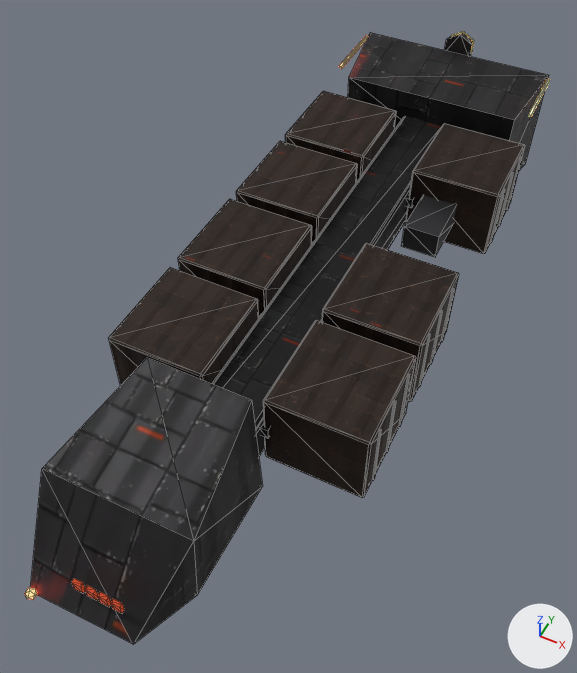
What one commit did to the glTF model starflight/real/hauler.glb.
Camera for both pictures: a 50 mm camera at (7.1, -17.6, 17.8) aimed at (-0.2, -3.0, -0.4). Every picture has the same lights, and +X, +Y and +Z are marked at lower right. The picture after the commit comes second. Mesh edges are drawn as thin lines. Vertices at exactly the same position are counted once.

Objects in the first picture: 'hauler'.
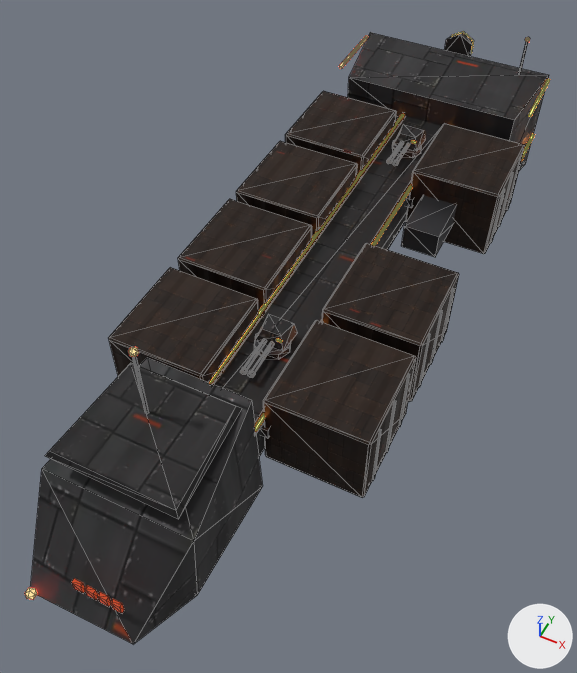
What differs and where, as boxes (x1, y1, x2, y2) in the pictures (577 x 673 px):
'hauler', surface changed, recoloured, reshaped
    both: (25, 32, 550, 644)
part 1 of me_hauler, added
    after: (254, 333, 291, 360)
part 2 of me_hauler, added
    after: (244, 339, 267, 370)
part 3 of me_hauler, added
    after: (252, 342, 274, 372)
part 4 of me_hauler, added
    after: (392, 139, 421, 158)
part 5 of me_hauler, added
    after: (390, 141, 404, 160)
part 6 of me_hauler, added
    after: (396, 143, 410, 162)
part 7 of me_hauler, added
    after: (132, 356, 149, 414)
part 8 of me_hauler, added
    after: (518, 42, 528, 76)
part 9 of me_hauler, added (mostly hidden)
    after: (210, 114, 404, 383)
part 10 of me_hauler, added (mostly hidden)
    after: (255, 185, 412, 431)
part 11 of me_hauler, added
    after: (522, 134, 534, 159)
part 12 of me_hauler, added
    after: (129, 347, 139, 357)
part 13 of me_hauler, added
    after: (240, 367, 247, 375)
part 14 of me_hauler, added
    after: (248, 370, 255, 378)
part 15 of me_hauler, added
    after: (45, 314, 298, 519)
part 16 of me_hauler, added
    after: (393, 125, 426, 151)
part 17 of me_hauler, surface changed
    both: (30, 32, 549, 643)

The change, as a diff of the scene's bpy script:
```diff
--- a/starflight/real/hauler.glb.py
+++ b/starflight/real/hauler.glb.py
@@ img_enemy_mr @@
+img_enemy_mr = load_image('enemy-mr', '_unpacked/enemy-mr', 512, 512, 'Non-Color')
@@ mat_enemy_skin @@
 mat_enemy_skin = bpy.data.materials.new('enemy-skin')
-# nodes: BsdfPrincipled, Mix, NormalMap, OutputMaterial, TexImage x2
-# colours: white #e5dfdf
+# nodes: BsdfPrincipled, Mix, NormalMap, OutputMaterial, SeparateColor, TexImage x3
+# colours: white #f9f6f3
 # uses the picture img_enemy_color
+# uses the picture img_enemy_mr
 # uses the picture img_enemy_normal
@@ mat_glow @@
 mat_glow.roughness = 0.4
-mat_glow.emission_color = (1.0, 0.36, 0.08)  # orange #ffa250
+mat_glow.emission_color = (1.0, 0.28, 0.04)  # orange #ff9038
 mat_glow.emission_strength = 7.0
@@ me_hauler @@
 # used by ob_hauler; location = (0.0, 0.0, 0.0)
-me_hauler.from_pydata(...)  # 574 vertices, 940 faces; spans x -3.9..3.9, y -13.2..12.0, z -1.9..2.8
+me_hauler.from_pydata(...)  # 818 vertices, 1336 faces; spans x -3.9..3.9, y -13.2..12.0, z -1.9..4.8
+# me_hauler part 1: a new loose piece, an 8-sided cylinder along z spanning x -0.54..0.54, y -5.04..-3.96, z 0.8..1.02, in mat_trim (dark grey #454548)
+# me_hauler part 2: a new loose piece, a 6-sided cylinder along y spanning x -0.17..-0.06, y -5.99..-4.72, z 1.14..1.27, in mat_trim (dark grey #454548)
+# me_hauler part 3: a new loose piece, a 6-sided cylinder along y spanning x 0.06..0.17, y -5.99..-4.72, z 1.14..1.27, in mat_trim (dark grey #454548)
+# me_hauler part 4: a new loose piece, an 8-sided cylinder along z spanning x -0.54..0.54, y 5.46..6.54, z 0.8..1.02, in mat_trim (dark grey #454548)
+# me_hauler part 5: a new loose piece, a 6-sided cylinder along y spanning x -0.17..-0.06, y 4.51..5.78, z 1.14..1.27, in mat_trim (dark grey #454548)
+# me_hauler part 6: a new loose piece, a 6-sided cylinder along y spanning x 0.06..0.17, y 4.51..5.78, z 1.14..1.27, in mat_trim (dark grey #454548)
+# me_hauler part 7: a new loose piece, a 5-sided cylinder along z spanning x -1.048..-0.952, y -9.04..-8.95, z 2.5..4.7, in mat_trim (dark grey #454548)
+# me_hauler part 8: a new loose piece, a 5-sided cylinder along z spanning x 2.562..2.638, y 10.468..10.54, z 2.1..3.5, in mat_trim (dark grey #454548)
+# me_hauler part 9: a new loose piece, a box spanning x -0.96..-0.88, y -9.5..9.5, z 0.78..0.86, in mat_glow (orange #ff9038, glowing orange #ff9038)
+# me_hauler part 10: a new loose piece, a box spanning x 0.88..0.96, y -9.5..9.5, z 0.78..0.86, in mat_glow (orange #ff9038, glowing orange #ff9038)
+# me_hauler part 11: a new loose piece, a box spanning x 3.57..3.67, y 8.3..10.8, z -0.45..-0.35, in mat_glow (orange #ff9038, glowing orange #ff9038)
+# me_hauler part 12: a new loose piece, an icosphere of 20 faces spanning x -1.11..-0.89, y -9.1..-8.9, z 4.58..4.82, in mat_red (red #ff4b30, glowing red #ff4b30)
+# me_hauler part 13: a new loose piece, a 6-sided cylinder along y spanning x -0.19..-0.04, y -6.02..-5.89, z 1.12..1.3, in mat_nozzle (dark grey #3f3c3c)
+# me_hauler part 14: a new loose piece, a 6-sided cylinder along y spanning x 0.04..0.19, y -6.02..-5.89, z 1.12..1.3, in mat_nozzle (dark grey #3f3c3c)
+# me_hauler part 15: 16 vertices added at x -2.5..1.1, y -11.0..-3.9, z 1.0..2.5
+# me_hauler part 16: 8 vertices added at x -0.5..0.5, y 5.8..6.6, z 1.0..1.4
+# me_hauler part 17: 65 kept faces spanning x -3.6..3.6, y -13.0..11.0, z -1.9..2.4 get new texture (UV) coordinates
+# other edits to the shape of me_hauler do not show in these pictures
 me_hauler.materials.append(mat_enemy_skin)
```
